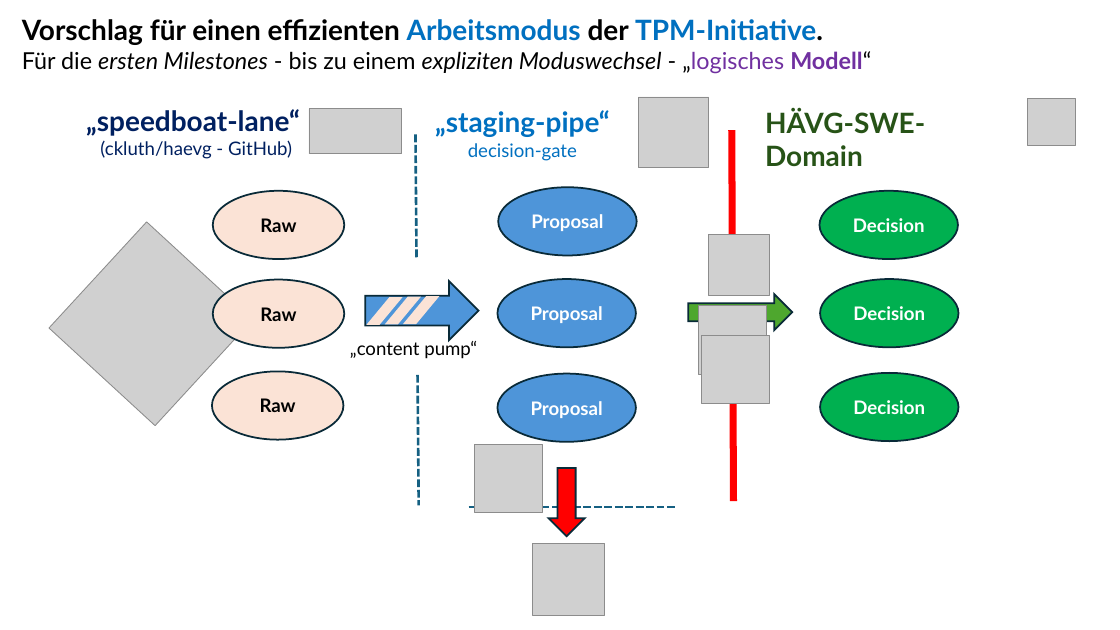
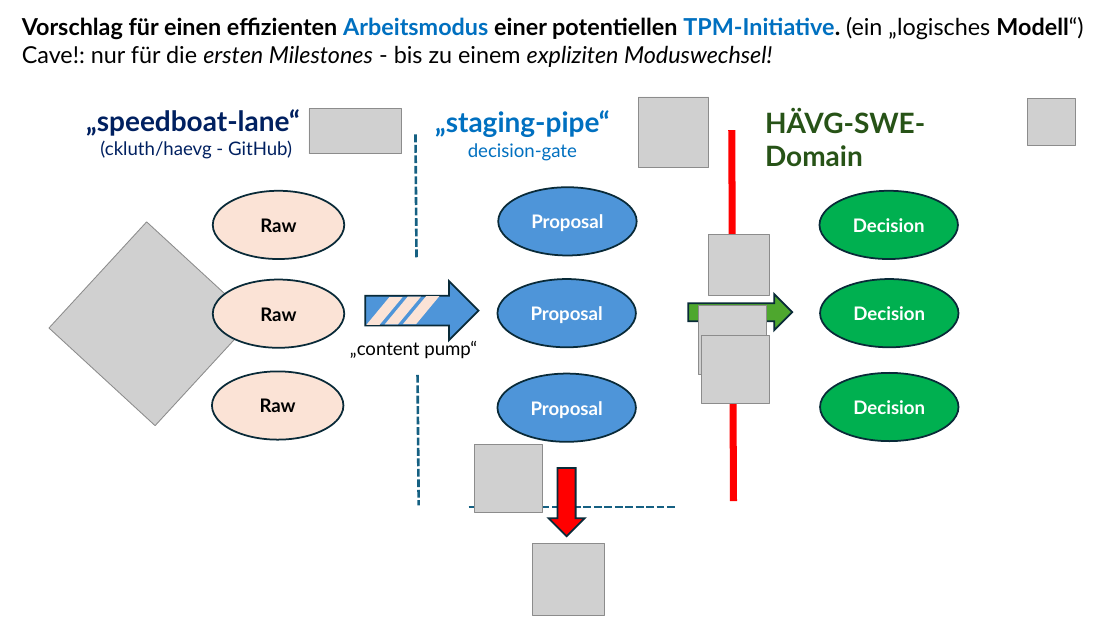
Before and after one commit to ckluth/josyn-platform, a slide deck: slide 7 of josyn-intro.pptx. Drawn at 1120x630 pixels with LibreOffice and Linux fonts; fonts in the diff are those of the drawing; grey boxes stand for pictures. Boxes give left, top, right and bottom in pixels: in the first picture for what was removed or moved away, otherwise in the second. Text is boxed around its words. In the diff, an @@ line names an element or a change of style, - is before the commit and + after.

```diff
--- a/josyn-intro.pptx
+++ b/josyn-intro.pptx
@@ text at (x1=22, y1=17, x2=1083, y2=67): text changed @@
-Vorschlag für einen effizienten Arbeitsmodus der TPM-Initiative.
-Für die ersten Milestones - bis zu einem expliziten Moduswechsel - „logisches Modell“
+Vorschlag für einen effizienten Arbeitsmodus einer potentiellen TPM-Initiative. (ein „logisches Modell“)
+Cave!: nur für die ersten Milestones - bis zu einem expliziten Moduswechsel!
```
Also in this commit, not shown: 4 other slides changed.
